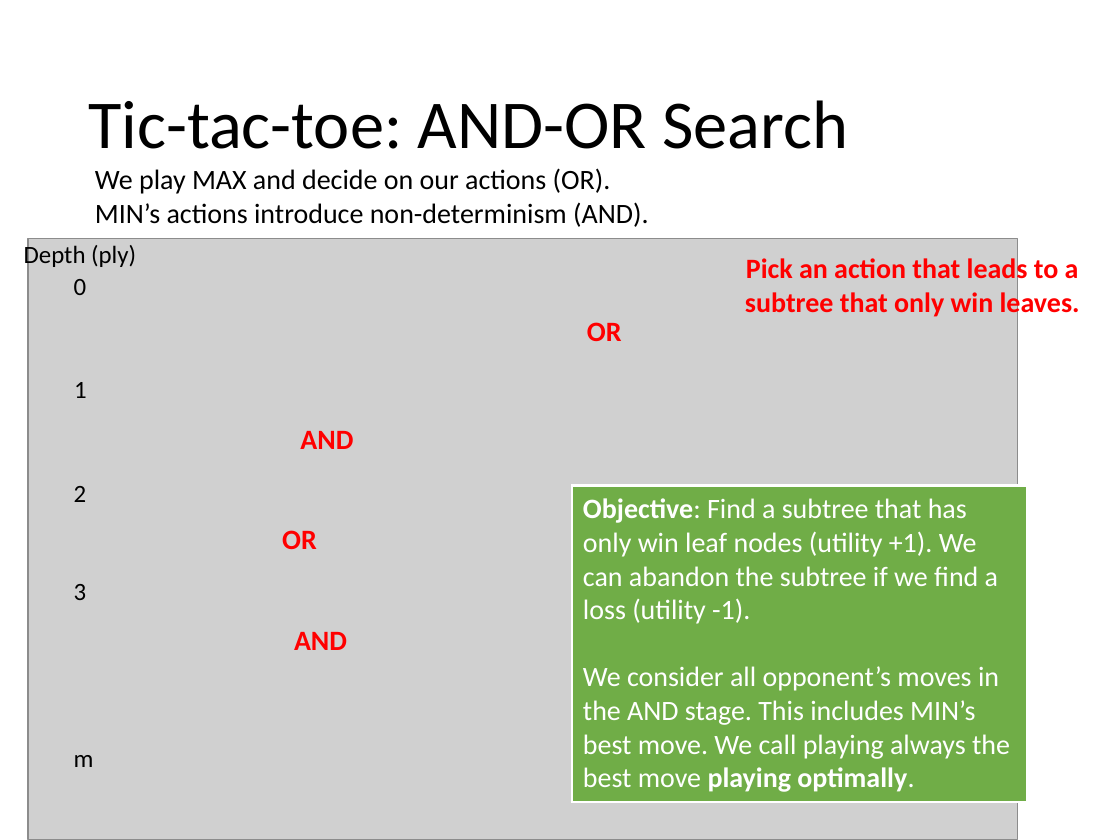
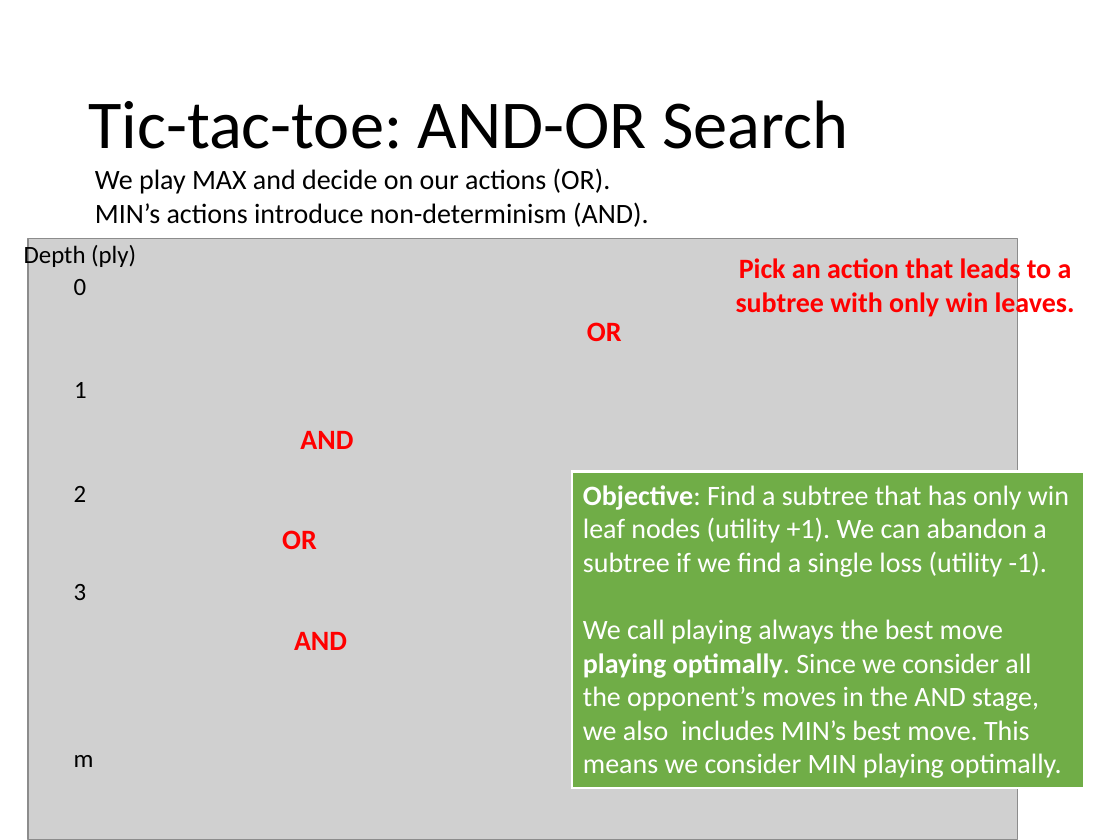
Before and after one commit to mhahsler/CS7320-AI, a slide deck: slide 11 of slides/05_games.pptx. Drawn at 1120x840 pixels with LibreOffice and Linux fonts; fonts in the diff are those of the drawing; grey boxes stand for pictures. Boxes give left, top, right and bottom in pixels: in the first picture for what was removed or moved away, otherwise in the second. Text is boxed around its words. In the diff, an @@ line names an element or a change of style, - is before the commit and + after.

```diff
--- a/slides/05_games.pptx
+++ b/slides/05_games.pptx
@@ text at (x1=736, y1=255, x2=1075, y2=318): text changed @@
-Pick an action that leads to a subtree that only win leaves.
+Pick an action that leads to a subtree with only win leaves.
@@ rectangle "Objective: Find a subtree that ..." resized from (x1=572, y1=485, x2=1028, y2=802) to (x1=572, y1=472, x2=1085, y2=788) @@
@@ text in rectangle at (x1=583, y1=485, x2=1069, y2=778): text changed @@
-Objective: Find a subtree that has only win leaf nodes (utility +1). We can abandon the subtree if we find a loss (utility -1).
-We consider all opponent’s moves in the AND stage. This includes MIN’s best move. We call playing always the best move playing optimally.
+Objective: Find a subtree that has only win leaf nodes (utility +1). We can abandon a subtree if we find a single loss (utility -1).
+We call playing always the best move playing optimally. Since we consider all the opponent’s moves in the AND stage, we also includes MIN’s best move. This means we consider MIN playing optimally.
```
Also in this commit, not shown: 8 other slides changed, 1 other file.
